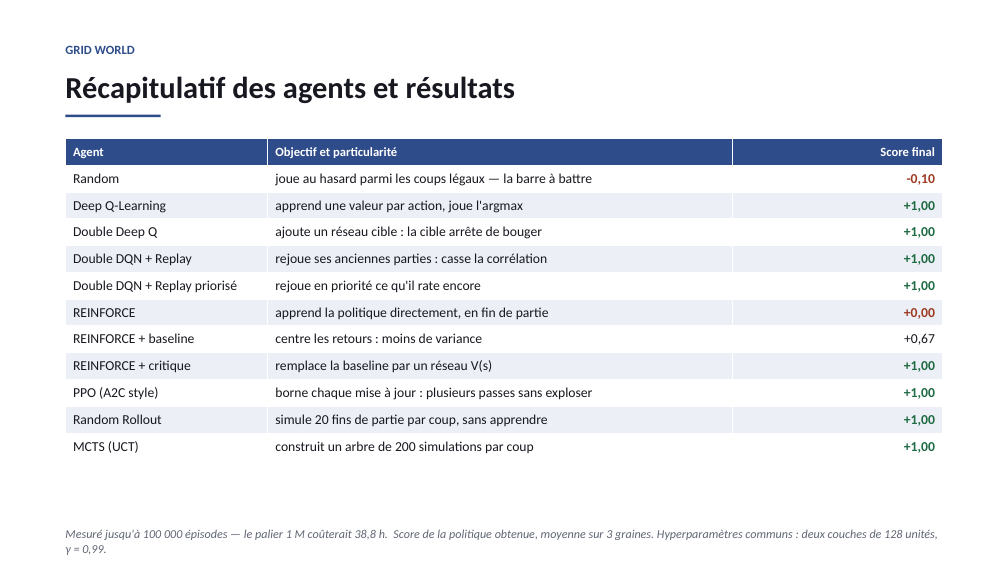
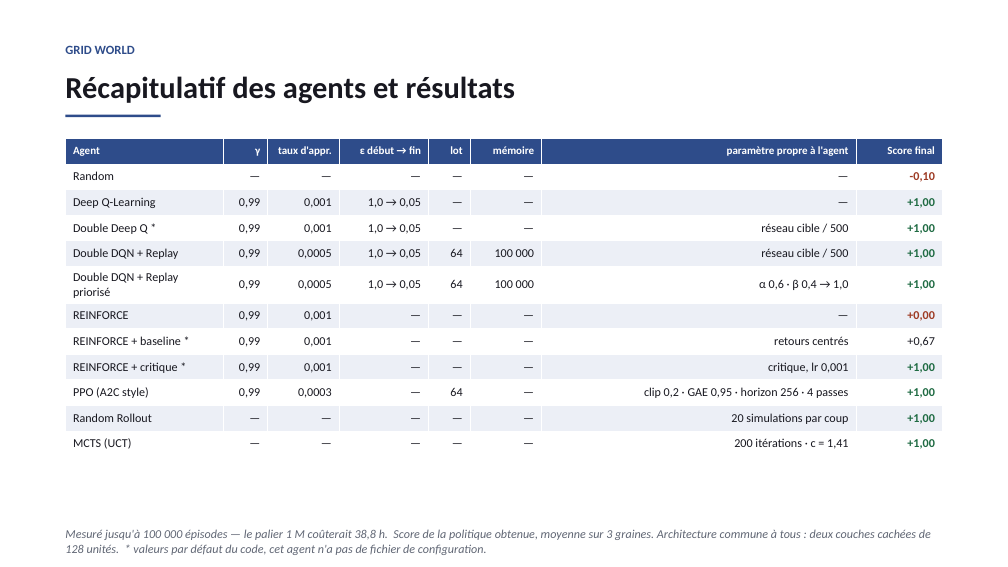
Before and after one commit to KaabiOmar/drl-project, a slide deck: slide 14 of Soutenance_DRL.pptx. Drawn at 1008x567 pixels with LibreOffice and Linux fonts; fonts in the diff are those of the drawing. Boxes give left, top, right and bottom in pixels: in the first picture for what was removed or moved away, otherwise in the second. Text is boxed around its words. In the diff, an @@ line names an element or a change of style, - is before the commit and + after.

```diff
--- a/Soutenance_DRL.pptx
+++ b/Soutenance_DRL.pptx
@@ table at (66,138,942,453) @@
-column 1: Agent | Random | Deep Q-Learning | Double Deep Q | Double DQN + Replay | Double DQN + Replay priorisé | REINFORCE | REINFORCE + baseline | REINFORCE + critique | PPO (A2C style) | Random Rollout | MCTS (UCT)
-column 2: Objectif et particularité | joue au hasard parmi les coups légaux — la barre à battre | apprend une valeur par action, joue l'argmax | ajoute un réseau cible : la cible arrête de bouger | rejoue ses anciennes parties : casse la corrélation | rejoue en priorité ce qu'il rate encore | apprend la politique directement, en fin de partie | centre les retours : moins de variance | remplace la baseline par un réseau V(s) | borne chaque mise à jour : plusieurs passes sans exploser | simule 20 fins de partie par coup, sans apprendre | construit un arbre de 200 simulations par coup
+column 1: Agent | Random | Deep Q-Learning | Double Deep Q * | Double DQN + Replay | Double DQN + Replay priorisé | REINFORCE | REINFORCE + baseline * | REINFORCE + critique * | PPO (A2C style) | Random Rollout | MCTS (UCT)
+column 2: γ | — | 0,99 | 0,99 | 0,99 | 0,99 | 0,99 | 0,99 | 0,99 | 0,99 | — | —
+column 3: taux d'appr. | — | 0,001 | 0,001 | 0,0005 | 0,0005 | 0,001 | 0,001 | 0,001 | 0,0003 | — | —
+column 4: ε début → fin | — | 1,0 → 0,05 | 1,0 → 0,05 | 1,0 → 0,05 | 1,0 → 0,05 | — | — | — | — | — | —
+column 5: lot | — | — | — | 64 | 64 | — | — | — | 64 | — | —
+column 6: mémoire | — | — | — | 100 000 | 100 000 | — | — | — | — | — | —
+column 7: paramètre propre à l'agent | — | — | réseau cible / 500 | réseau cible / 500 | α 0,6 · β 0,4 → 1,0 | — | retours centrés | critique, lr 0,001 | clip 0,2 · GAE 0,95 · horizon 256 · 4 passes | 20 simulations par coup | 200 itérations · c = 1,41
@@ text at (65,529,931,555): text changed @@
-Mesuré jusqu'à 100 000 épisodes — le palier 1 M coûterait 38,8 h. Score de la politique obtenue, moyenne sur 3 graines. Hyperparamètres communs : deux couches de 128 unités, γ = 0,99.
+Mesuré jusqu'à 100 000 épisodes — le palier 1 M coûterait 38,8 h. Score de la politique obtenue, moyenne sur 3 graines. Architecture commune à tous : deux couches cachées de 128 unités. * valeurs par défaut du code, cet agent n'a pas de fichier de configuration.
```
Also in this commit, not shown: 4 other slides changed.
